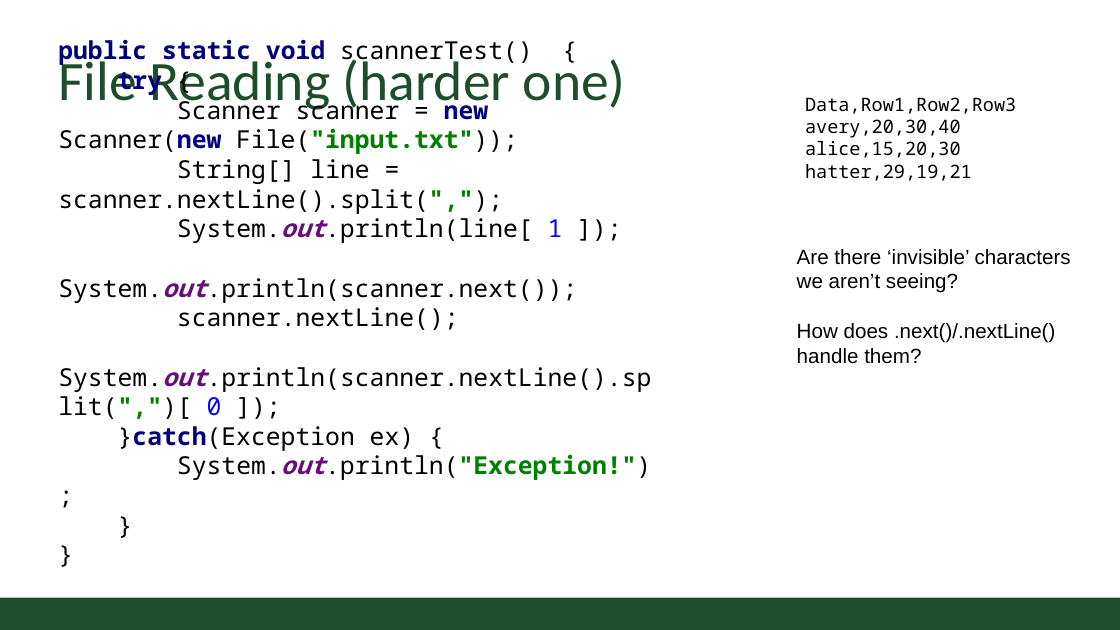
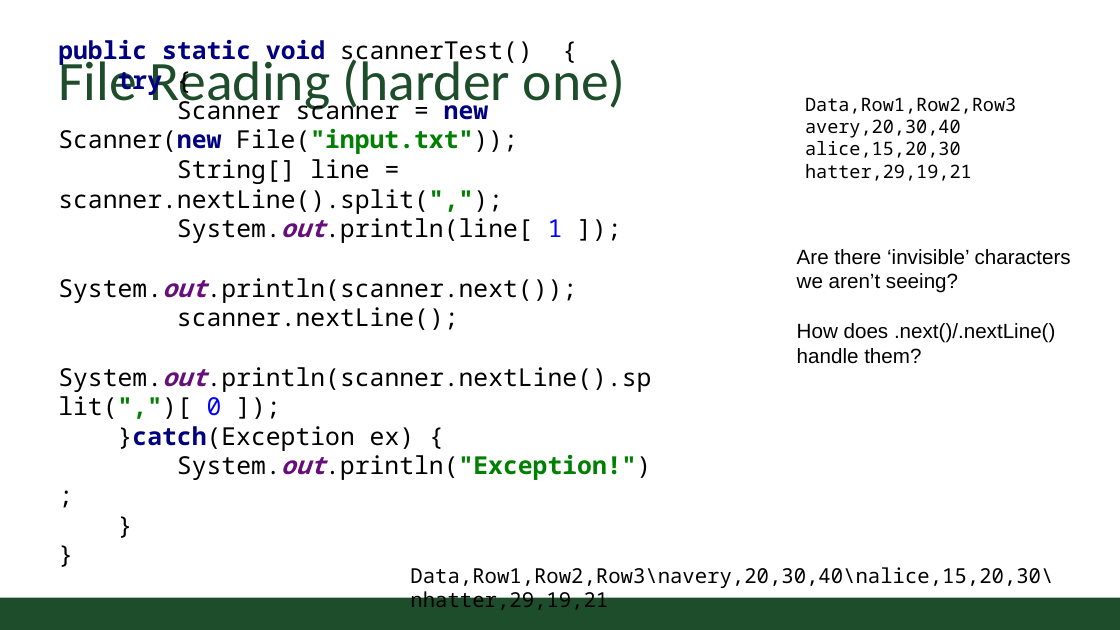
Before and after one commit to CSU-CompSci-CS163-4/Handouts, a slide deck: slide 10 of slides/On-Campus/ReviewSessionUnit2_2021.pptx (slide 7 before the commit). Drawn at 1120x630 pixels with LibreOffice and Linux fonts; fonts in the diff are those of the drawing; background and template pictures are left out. Boxes give left, top, right and bottom in pixels: in the first picture for what was removed or moved away, otherwise in the second. Text is boxed around its words. In the diff, an @@ line names an element or a change of style, - is before the commit and + after.

```diff
--- a/slides/On-Campus/ReviewSessionUnit2_2021.pptx
+++ b/slides/On-Campus/ReviewSessionUnit2_2021.pptx
@@ text added at box(410, 567, 1053, 610), 20 pt, text #000000 @@
+Data,Row1,Row2,Row3\navery,20,30,40\nalice,15,20,30\nhatter,29,19,21
```
Also in this commit, not shown: 2 other slides changed, 3 slides added.
